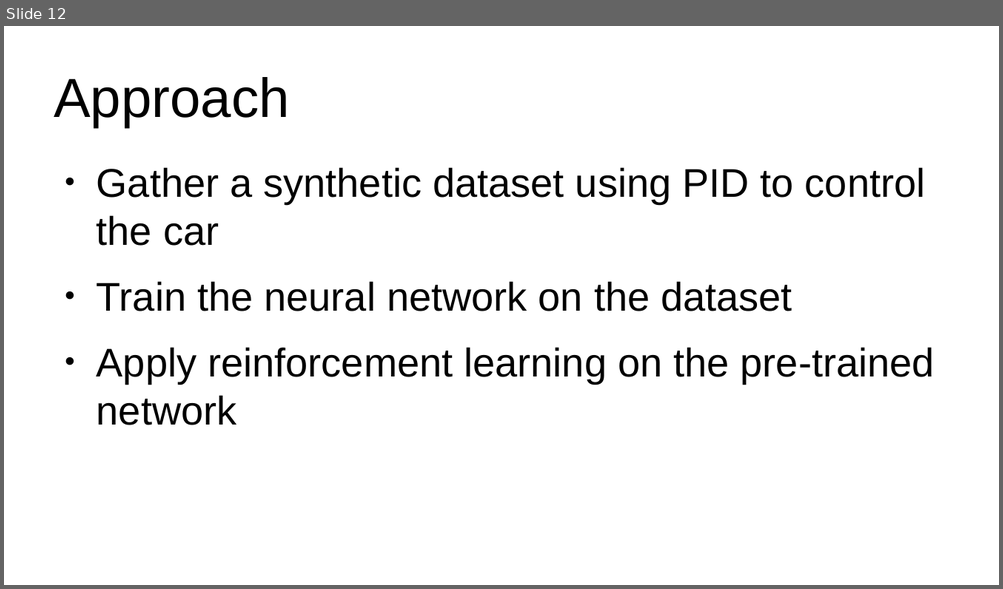
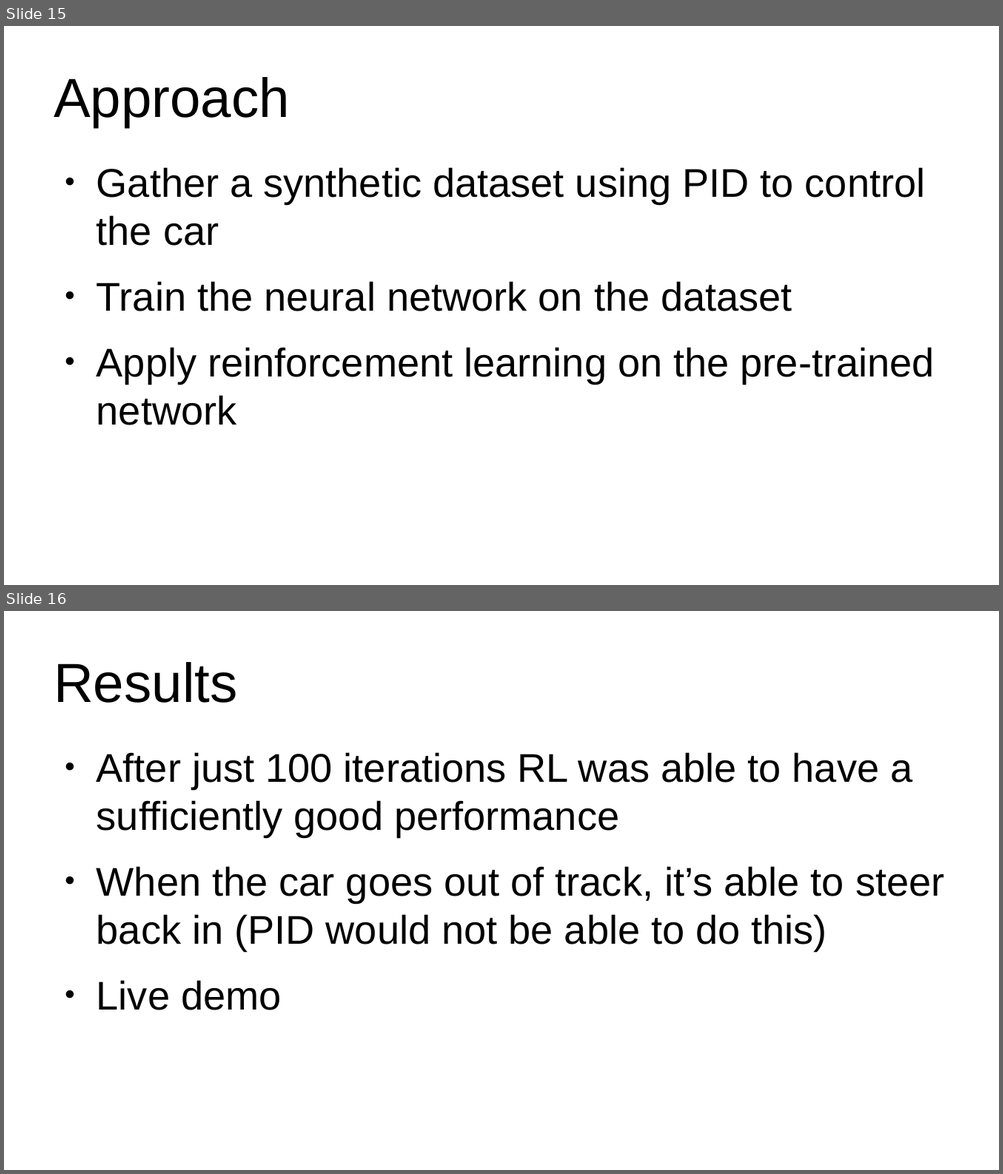
Before and after one commit to albertoZurini/magi, a slide deck: 1_anno/1_semestre/data_driven/proj/pres/Presentation.odp. Shown one above the other, each under a label of ours: slide 12 before the commit, slides 15 and 16 after it. The pictures are 1003x589 and 1003x1174 pixels, drawn with LibreOffice and Linux fonts; fonts in the diff are those of the drawing. Boxes give left, top, right and bottom in pixels: in the first picture for what was removed or moved away, otherwise in the second. Text is boxed around its words. In the diff, an @@ line names an element or a change of style, - is before the commit and + after.

```diff
--- a/1_anno/1_semestre/data_driven/proj/pres/Presentation.odp
+++ b/1_anno/1_semestre/data_driven/proj/pres/Presentation.odp
@@ slide 16 added at <box>4,611,999,1170</box>, background #FFFFFF @@
@@ title added at <box>54,662,237,703</box>, 44 pt, text #000000 @@
+Results
@@ text added at <box>96,752,944,1011</box>, 32 pt, text #000000 @@
+● After just 100 iterations RL was able to have a sufficiently good performance
+● When the car goes out of track, it’s able to steer back in (PID would not be able to do this)
+● Live demo
@@ what was slide 12 is now slide 15 @@
```
Also in this commit, not shown: 5 slides changed, 3 other slides added, 1 slide removed, 12 other files.
